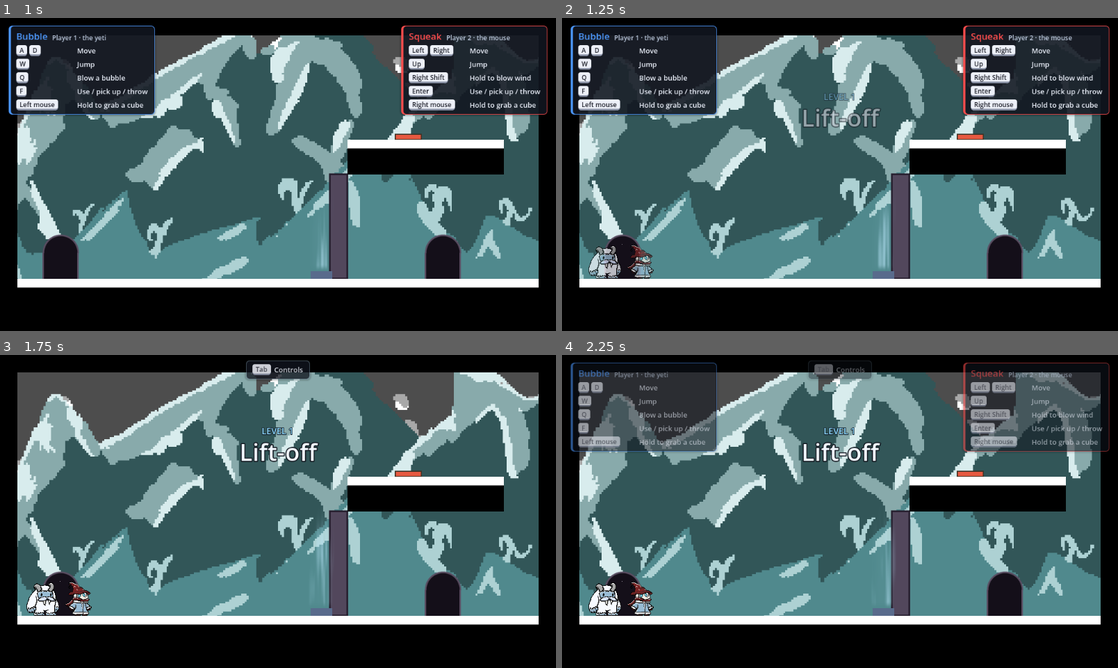
Above: before the commit, frames 1-4 (two rows, left to right).
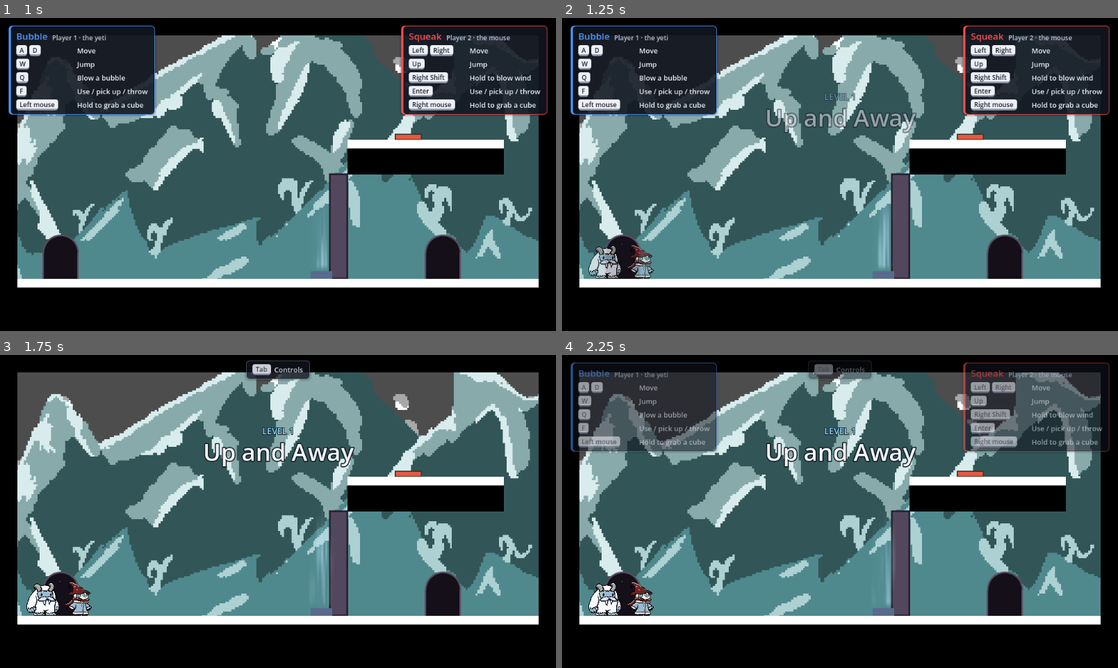
Above: after the commit, the same moments.

Repository: Michael-K-Williams/The-Eggbasket---ThreeThingGameSubmission2026
Game: Godot game, scene res://Scenes/main_menu.tscn
The game is run twice, just before and just after one commit, with the same random seed, the same clock (stepped at 60 frames per second) and the same inputs.
Inputs:
- Up to frame 1 (1 s): click "Play" at 0.5 s
- Up to frame 2 (1.25 s): no input
- Up to frame 3 (1.75 s): hold Tab (toggle_controls) from 1.28 s (still down)
- Up to frame 4 (2.25 s): release Tab (toggle_controls) at 2.03 s; tap Tab (toggle_controls) at 2.1 s

Frame 1 is identical in both runs. In frame 2, 0.9% of the frame differs, in the area x 36-64%, y 24-37%; in frame 3, 1.2%, in the area x 36-64%, y 23-36%; in frame 4, 1.2%.

Commit message:
Rename levels: Up and Away, Box Clever, Thin Ice

Diff:
--- a/bubble-&-squeak-/Scenes/level_1.tscn
+++ b/bubble-&-squeak-/Scenes/level_1.tscn
@@ -109,7 +109,7 @@
 
 [node name="LevelTitle" parent="." unique_id=39342590 instance=ExtResource("19_0wb0u")]
 layer = 60
-title = "Lift-off"
+title = "Up and Away"
 
 [node name="ControlsLegend" parent="." unique_id=444401426 instance=ExtResource("21_s764c")]
 show_seconds = 12.0
--- a/bubble-&-squeak-/Scenes/level_2.tscn
+++ b/bubble-&-squeak-/Scenes/level_2.tscn
@@ -128,7 +128,7 @@
 
 [node name="LevelTitle" parent="." unique_id=1601910479 instance=ExtResource("20_w3147")]
 number = "Level 2"
-title = "Heavy Lifting"
+title = "Box Clever"
 
 [node name="ControlsLegend" parent="." unique_id=402405275 instance=ExtResource("22_l4j3r")]
 show_seconds = 5.0
--- a/bubble-&-squeak-/Scenes/level_3.tscn
+++ b/bubble-&-squeak-/Scenes/level_3.tscn
@@ -125,7 +125,7 @@
 
 [node name="LevelTitle" parent="." unique_id=1544823458 instance=ExtResource("18_r5kqc")]
 number = "Level 3"
-title = "Both at Once"
+title = "Thin Ice"
 
 [node name="ControlsLegend" parent="." unique_id=698331196 instance=ExtResource("20_k0ktw")]
 show_seconds = 5.0
